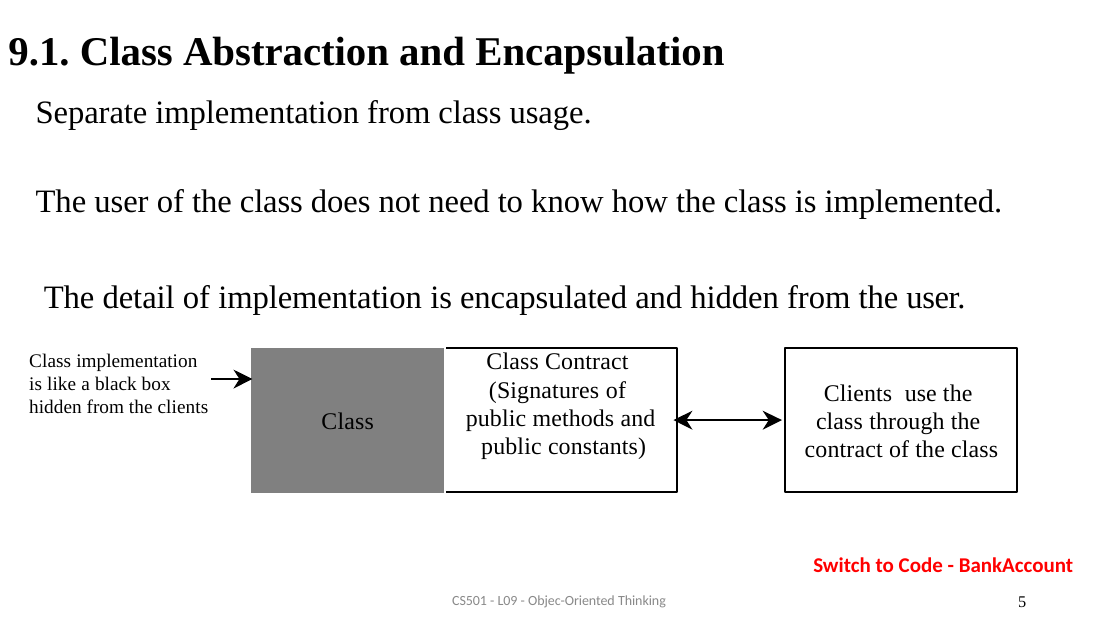
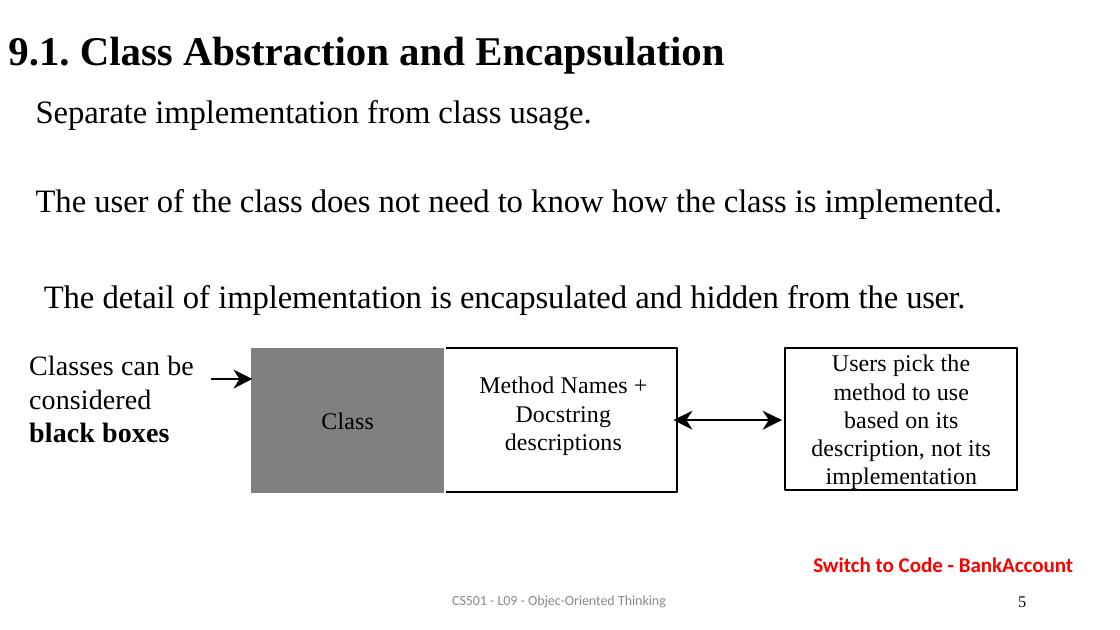
Before and after one commit to AughdonBreslin/CS501IntroToJava, a slide deck: slide 5 of Lectures/9_Object_Oriented_Programming.pptx. Drawn at 1120x630 pixels with LibreOffice and Linux fonts; fonts in the diff are those of the drawing. Boxes give left, top, right and bottom in pixels: in the first picture for what was removed or moved away, otherwise in the second. Text is boxed around its words. In the diff, an @@ line names an element or a change of style, - is before the commit and + after.

```diff
--- a/Lectures/9_Object_Oriented_Programming.pptx
+++ b/Lectures/9_Object_Oriented_Programming.pptx
@@ text at bbox=[29, 355, 193, 443]: text changed; size 16.5 to 24 pt @@
-Class implementation is like a black box hidden from the clients
+Classes can be considered black boxes
@@ text in rectangle at bbox=[811, 354, 991, 490]: text changed @@
-Clients use the class through the contract of the class
+Users pick the method to use based on its description, not its implementation
@@ text at bbox=[479, 376, 628, 455]: text changed @@
-Class Contract (Signatures of public methods and public constants)
+Method Names + Docstring descriptions
```
Also in this commit, not shown: 10 other slides changed, 17 slides added, 8 slides removed, 4 other files.
